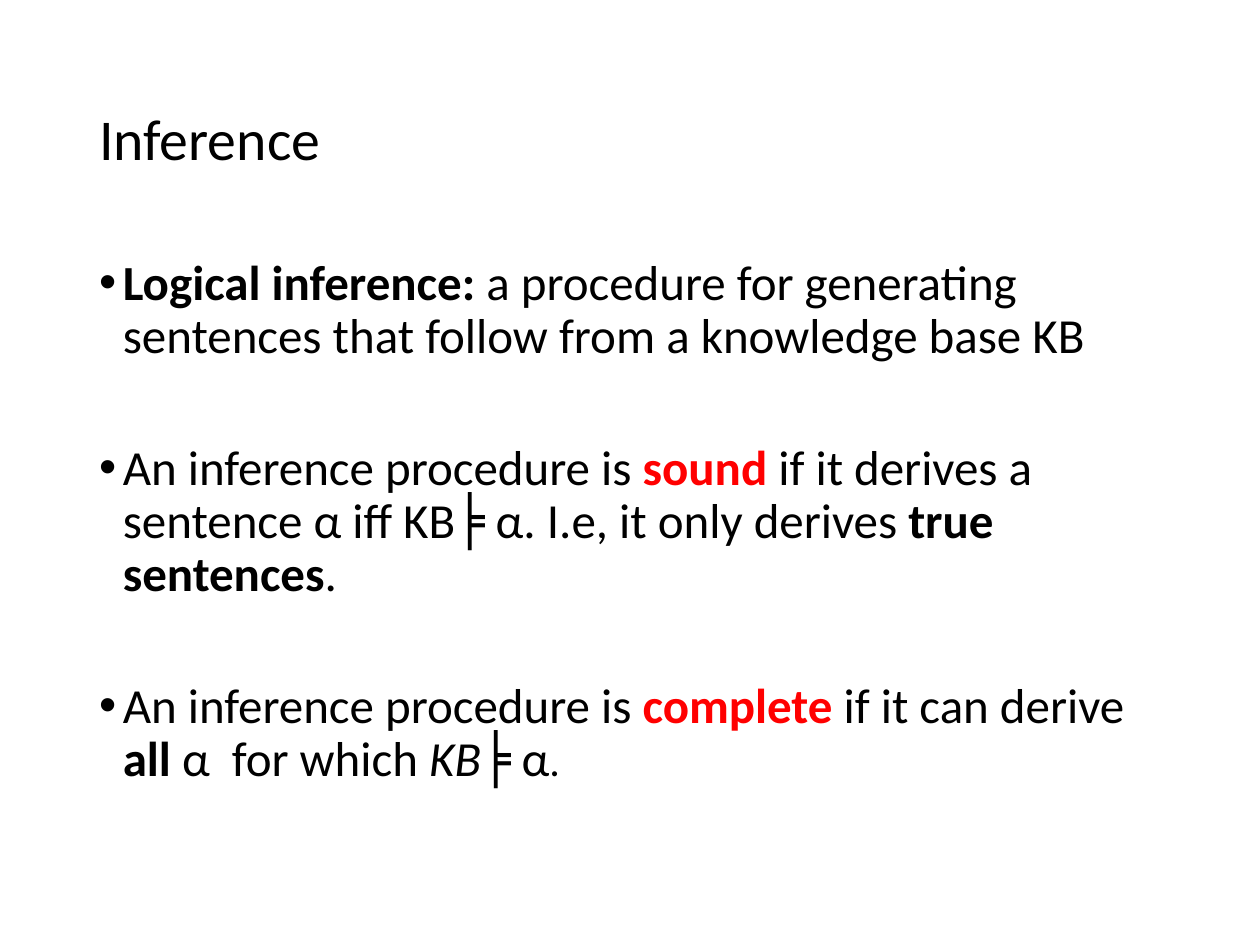
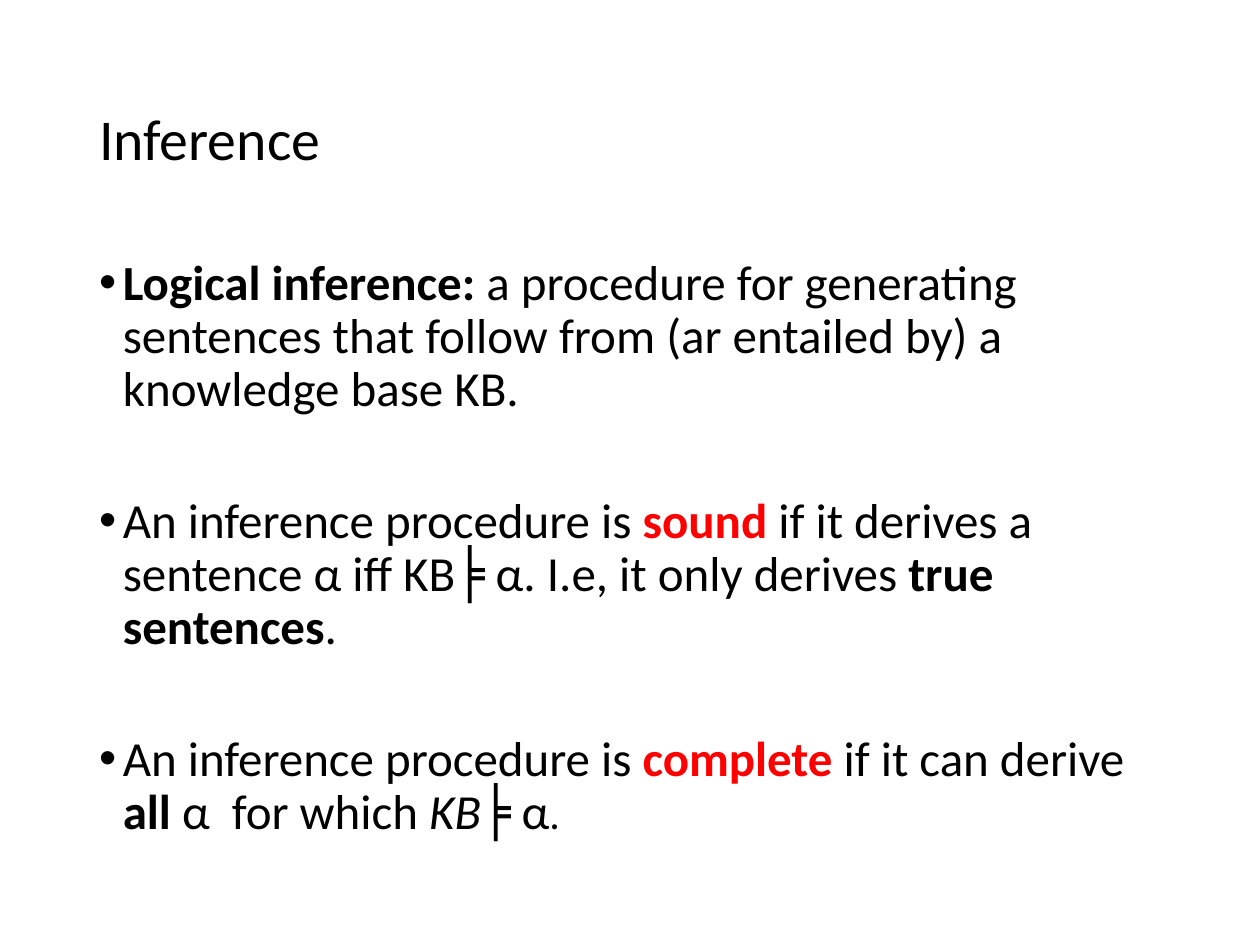
Before and after one commit to mhahsler/CS7320-AI, a slide deck: slide 15 of slides/07_knowledge-based.pptx. Drawn at 1260x945 pixels with LibreOffice and Linux fonts; fonts in the diff are those of the drawing. Boxes give left, top, right and bottom in pixels: in the first picture for what was removed or moved away, otherwise in the second. Text is boxed around its words. In the diff, an @@ line names an element or a change of style, - is before the commit and + after.

```diff
--- a/slides/07_knowledge-based.pptx
+++ b/slides/07_knowledge-based.pptx
@@ text at <box>123,265,1017,415</box>: text changed @@
-• Logical inference: a procedure for generating sentences that follow from a knowledge base KB
+• Logical inference: a procedure for generating sentences that follow from (ar entailed by) a knowledge base KB.
```
Also in this commit, not shown: 13 other slides changed, 1 other file.
